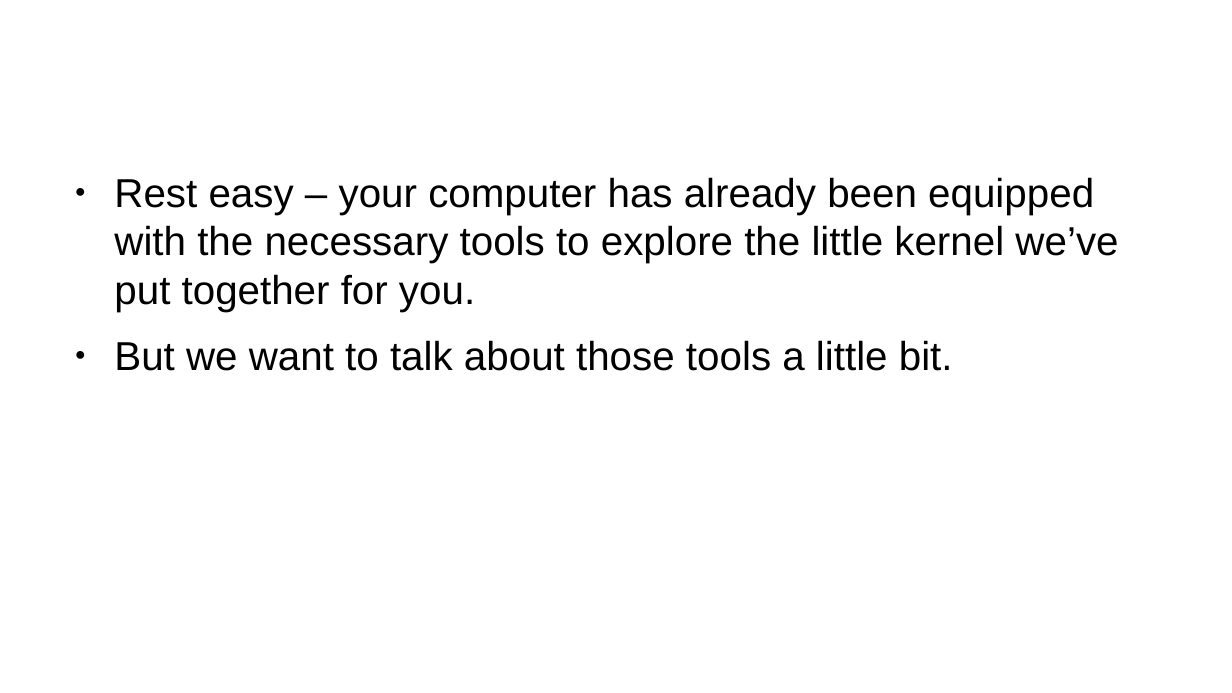
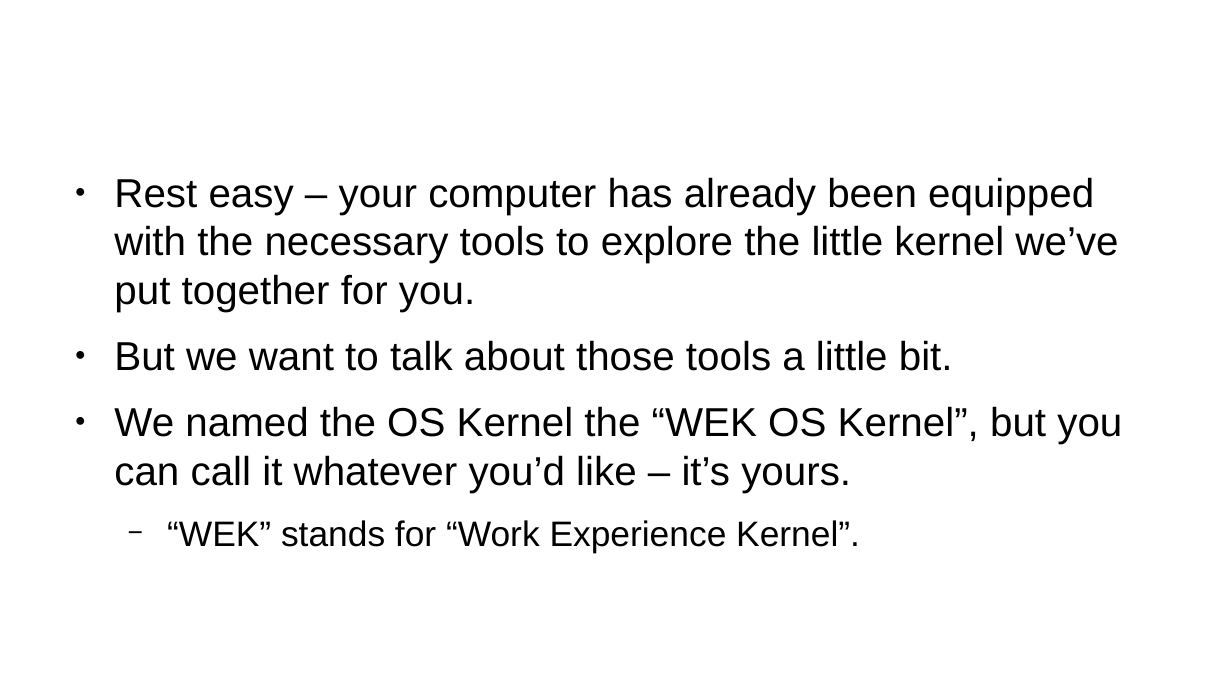
Before and after one commit to latentPrion/work-experience-kernel, a slide deck: slide 2 of part-02-the-basics-toolchains-and-first-execution.odp. Drawn at 1232x693 pixels with LibreOffice and Linux fonts; fonts in the diff are those of the drawing; background and template pictures are left out. Boxes give left, top, right and bottom in pixels: in the first picture for what was removed or moved away, otherwise in the second. Text is boxed around its words. In the diff, an @@ line names an element or a change of style, - is before the commit and + after.

```diff
--- a/part-02-the-basics-toolchains-and-first-execution.odp
+++ b/part-02-the-basics-toolchains-and-first-execution.odp
@@ text at (x1=114, y1=406, x2=1122, y2=552): paragraphs added @@
+● We named the OS Kernel the “WEK OS Kernel”, but you can call it whatever you’d like – it’s yours.
+  − “WEK” stands for “Work Experience Kernel”.
```
Also in this commit, not shown: 3 other slides changed, 1 other file.
